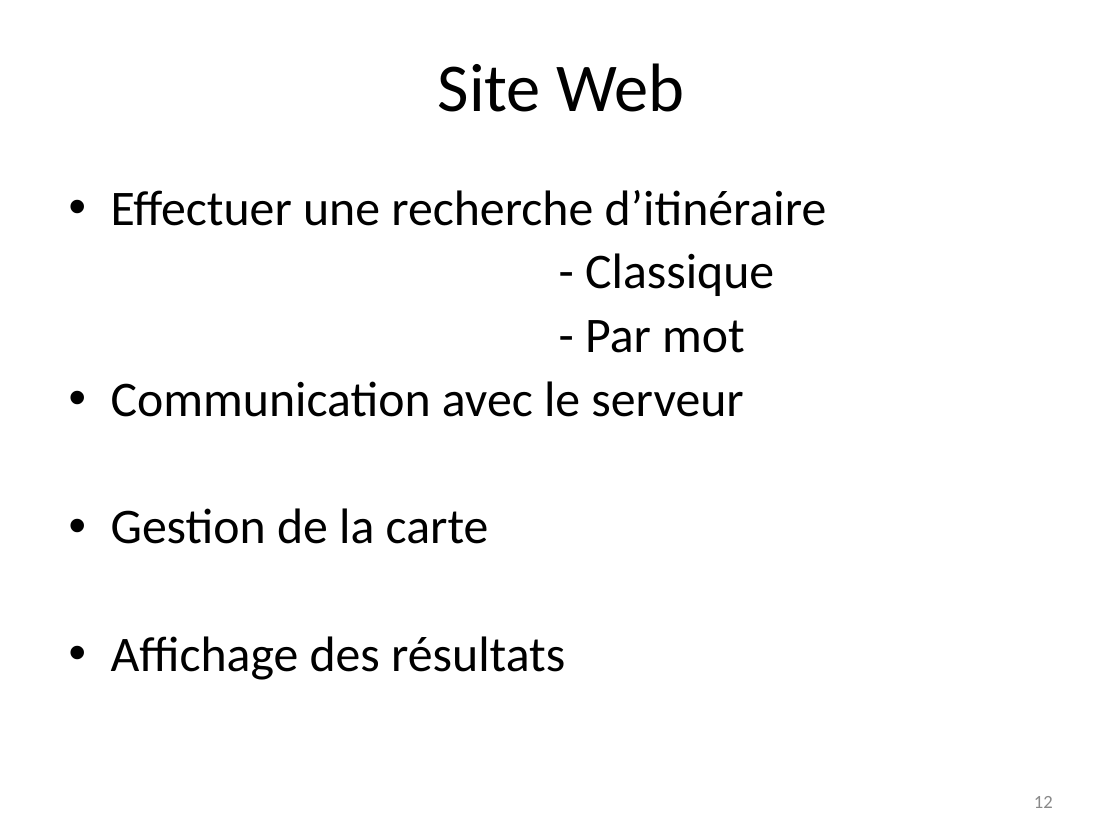
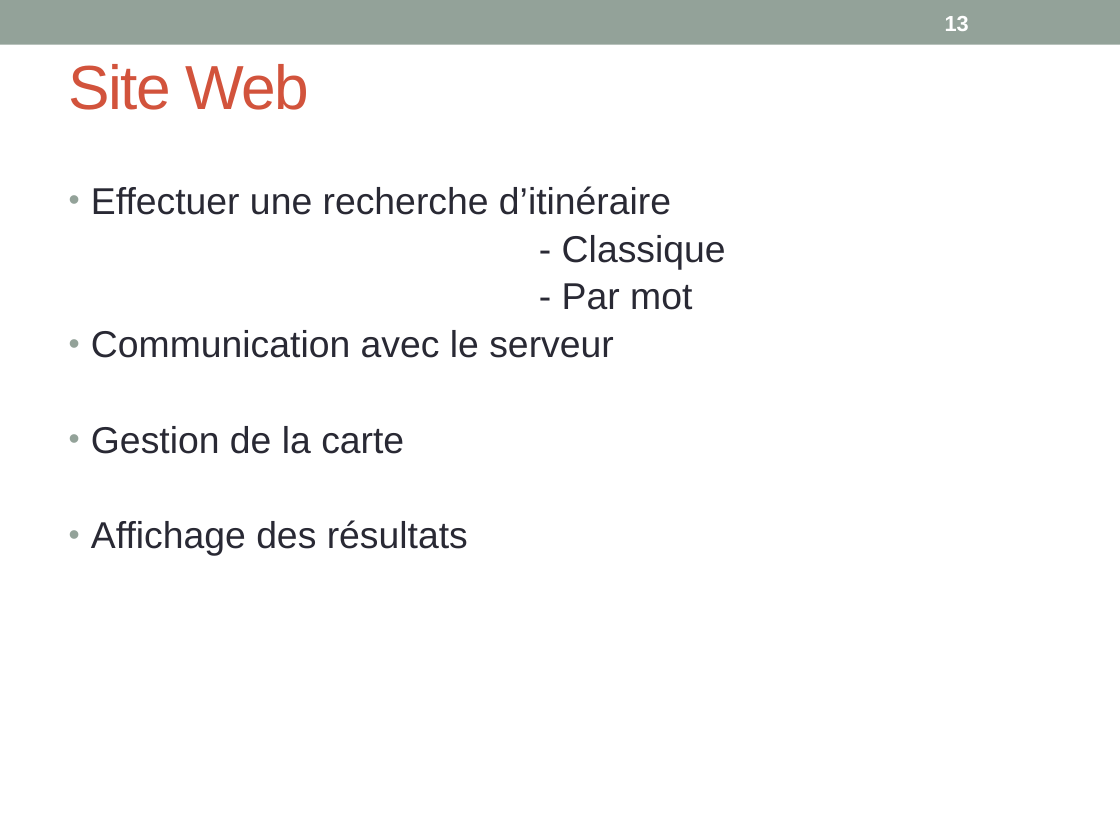
Before and after one commit to gestinronan/Projet-BMA, a slide deck: slide 13 of Documents/presentation BMA.pptx (slide 12 before the commit). Drawn at 1120x840 pixels with LibreOffice and Linux fonts; fonts in the diff are those of the drawing; background and template pictures are left out. Boxes give left, top, right and bottom in pixels: in the first picture for what was removed or moved away, otherwise in the second. Text is boxed around its words. In the diff, an @@ line names an element or a change of style, - is before the commit and + after.

```diff
--- a/Documents/presentation BMA.pptx
+++ b/Documents/presentation BMA.pptx
@@ rectangle added at <box>0,0,1120,45</box>, fill #93A299 @@
@@ title "Site Web" at <box>69,64,309,110</box>: size 44 to 40 pt, font Calibri to Arial, text colour #000000 to #D2533C, letter spacing 0 to -1 pt; alignment centre to left @@
@@ page number added at <box>945,16,969,31</box>, 14 pt, text #FFFFFF, bold @@
+13
@@ text "Effectuer une recherche d’itinéraire" at <box>91,186,726,556</box>: size 32 to 24 pt, font Calibri to Arial, text colour #000000 to #292934; indent changed; less space between paragraphs @@
@@ page number removed at <box>1034,796,1053,808</box> @@
-12
```
Also in this commit, not shown: 15 other slides changed, 1 slide added.
